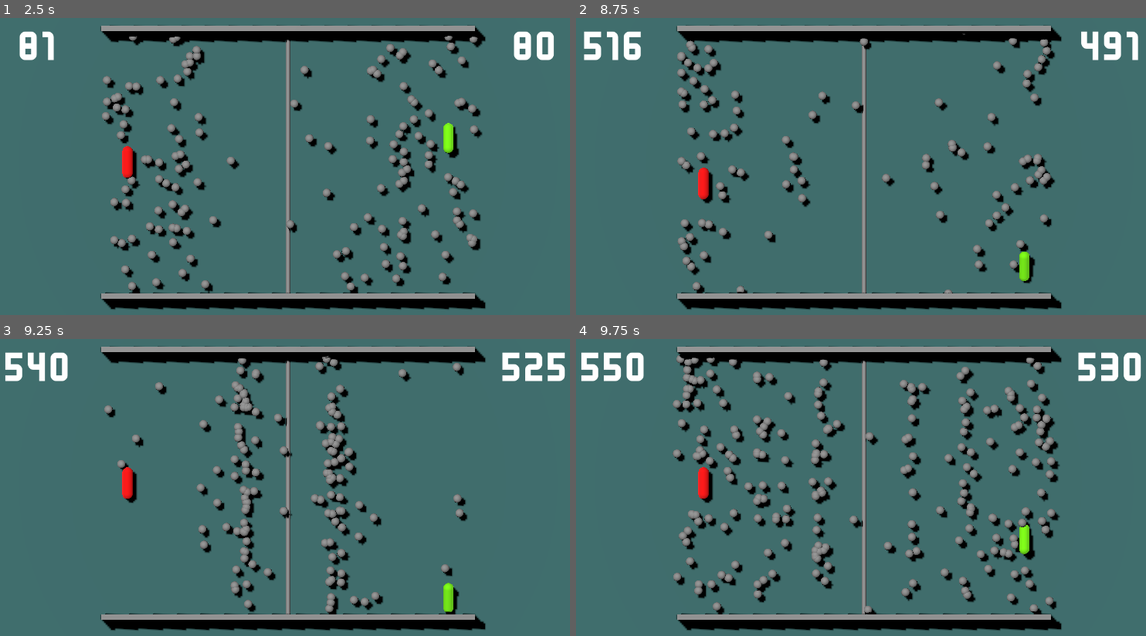
Above: before the commit, frames 1-4 (two rows, left to right).
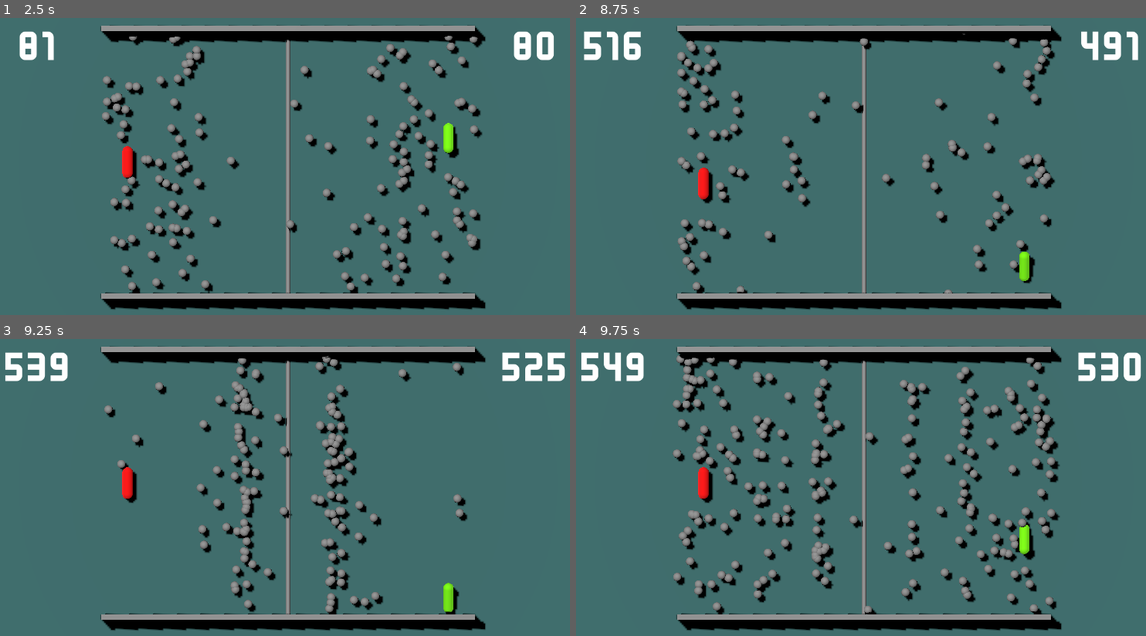
Above: after the commit, the same moments.

Repository: 5tr1k3r/tier_01_pong
Game: Godot game, scene res://game/main.tscn
The game is run twice, just before and just after one commit, with the same random seed, the same clock (stepped at 60 frames per second) and the same inputs.
Inputs:
- Up to frame 1 (2.5 s): tap Enter (ui_accept) at 0.5, 1.52, 1.55, 1.82 s; hold Up (p1_move_up) 0.53-1.28 s; hold Enter (ui_accept) 0.53-1.28 s; hold Down (p1_move_down) 1.28-2.03 s; tap S (p2_move_down) at 1.35 s; hold Up (p1_move_up) from 2.03 s (still down); hold Enter (ui_accept) from 2.03 s (still down); tap W (p2_move_up) at 2.1 s
- Up to frame 2 (8.75 s): release Enter (ui_accept) at 2.78 s; tap Enter (ui_accept) at 2.85, 3.02, 3.32, 4.52, 4.55, 4.82, 6.02, 6.05, 6.32, 7.35, 7.52, 7.82 s; release Up (p1_move_up) at 3.53 s; hold Enter (ui_accept) 3.53-4.28 s; hold Down (p1_move_down) 3.53-5.78 s; tap S (p2_move_down) at 3.6, 5.85, 8.1 s; tap W (p2_move_up) at 4.35, 6.6 s; hold Enter (ui_accept) 5.03-5.78 s; hold Up (p1_move_up) 5.78-8.03 s; hold Enter (ui_accept) 6.53-7.28 s; hold Down (p1_move_down) from 8.03 s (still down); hold Enter (ui_accept) from 8.03 s (still down)
- Up to frame 3 (9.25 s): keep holding Down (p1_move_down); release Enter (ui_accept) at 8.78 s; tap W (p2_move_up) at 8.85 s; tap Enter (ui_accept) at 9.02, 9.05 s
- Up to frame 4 (9.75 s): tap Enter (ui_accept) at 9.32 s; release Down (p1_move_down) at 9.53 s; hold Up (p1_move_up) from 9.53 s (still down); hold Enter (ui_accept) from 9.53 s (still down)

Frame 1 is identical in both runs. In frame 2, less than 0.1% of the frame differs, in the area x 76-79%, y 55-60%; in frame 3, 0.2%; in frame 4, 0.2%, in the area x 4-80%, y 4-42%.

Commit message:
reset ball if it got stuck

Diff:
--- a/game/ball/ball.gd
+++ b/game/ball/ball.gd
@@ -1,6 +1,9 @@
 extends RigidBody3D
 class_name Ball
 
+signal ball_got_stuck
+
+@onready var stuck_timer: Timer = $StuckTimer
 var starting_impulse_value: float = 5.0
 var initial_impulse: Vector3 = Vector3.ZERO
 
@@ -17,7 +20,18 @@
 	initial_impulse = rotated_direction.normalized() * starting_impulse_value
 
 func _ready() -> void:
+	stuck_timer.start()
+
 	if initial_impulse != Vector3.ZERO:
 		apply_central_impulse(initial_impulse)
 	else:
 		printerr("Ball added to tree, but initial impulse was not calculated!")
+
+func _on_body_entered(body: Node) -> void:
+	if body is Paddle:
+		stuck_timer.start()
+
+func _on_stuck_timer_timeout() -> void:
+	print("BALL STUCK! BALL STUCK!")
+	emit_signal("ball_got_stuck")
+	queue_free()
--- a/game/ball/ball.tscn
+++ b/game/ball/ball.tscn
@@ -16,6 +16,8 @@
 axis_lock_linear_y = true
 physics_material_override = ExtResource("1_41u45")
 gravity_scale = 0.0
+contact_monitor = true
+max_contacts_reported = 8
 linear_damp_mode = 1
 angular_damp_mode = 1
 script = ExtResource("1_x8fbi")
@@ -25,3 +27,10 @@
 
 [node name="MeshInstance3D" type="MeshInstance3D" parent="."]
 mesh = SubResource("SphereMesh_cbx31")
+
+[node name="StuckTimer" type="Timer" parent="."]
+wait_time = 5.0
+one_shot = true
+
+[connection signal="body_entered" from="." to="." method="_on_body_entered"]
+[connection signal="timeout" from="StuckTimer" to="." method="_on_stuck_timer_timeout"]
--- a/game/main.gd
+++ b/game/main.gd
@@ -26,6 +26,8 @@
 
 	add_child(ball)
 
+	ball.ball_got_stuck.connect(_on_ball_got_stuck)
+
 func _unhandled_input(event: InputEvent) -> void:
 	if event.is_action_pressed("ui_accept"):
 		for _i in range(50):
@@ -53,3 +55,6 @@
 
 func _on_ball_spawn_timer_timeout() -> void:
 	spawn_ball()
+
+func _on_ball_got_stuck() -> void:
+	ball_spawn_timer.start()
--- a/game/paddle/paddle.tscn
+++ b/game/paddle/paddle.tscn
@@ -13,22 +13,6 @@
 material = SubResource("StandardMaterial3D_0sbc1")
 radius = 0.1
 height = 0.6
-
-[sub_resource type="Animation" id="Animation_h5x7g"]
-resource_name = "move_up"
-loop_mode = 1
-tracks/0/type = "value"
-tracks/0/imported = false
-tracks/0/enabled = true
-tracks/0/path = NodePath("MeshInstance3D:rotation")
-tracks/0/interp = 1
-tracks/0/loop_wrap = true
-tracks/0/keys = {
-"times": PackedFloat32Array(0),
-"transitions": PackedFloat32Array(1),
-"update": 0,
-"values": [Vector3(-2.00713, 0, 0)]
-}
 
 [sub_resource type="Animation" id="Animation_i5ku1"]
 tracks/0/type = "value"
@@ -60,6 +44,22 @@
 "values": [Vector3(-1.13446, 0, 0)]
 }
 
+[sub_resource type="Animation" id="Animation_h5x7g"]
+resource_name = "move_up"
+loop_mode = 1
+tracks/0/type = "value"
+tracks/0/imported = false
+tracks/0/enabled = true
+tracks/0/path = NodePath("MeshInstance3D:rotation")
+tracks/0/interp = 1
+tracks/0/loop_wrap = true
+tracks/0/keys = {
+"times": PackedFloat32Array(0),
+"transitions": PackedFloat32Array(1),
+"update": 0,
+"values": [Vector3(-2.00713, 0, 0)]
+}
+
 [sub_resource type="AnimationLibrary" id="AnimationLibrary_babdf"]
 _data = {
 &"RESET": SubResource("Animation_i5ku1"),
@@ -77,7 +77,7 @@
 shape = SubResource("CapsuleShape3D_0sbc1")
 
 [node name="MeshInstance3D" type="MeshInstance3D" parent="."]
-transform = Transform3D(1, 0, 0, 0, -4.37114e-08, 1, 0, -1, -4.37114e-08, 0, 0, 0)
+transform = Transform3D(1, 0, 0, 0, -3.61999e-06, 1, 0, -1, -3.61999e-06, 0, 0, 0)
 mesh = SubResource("CapsuleMesh_0sbc1")
 
 [node name="AnimationPlayer" type="AnimationPlayer" parent="."]
